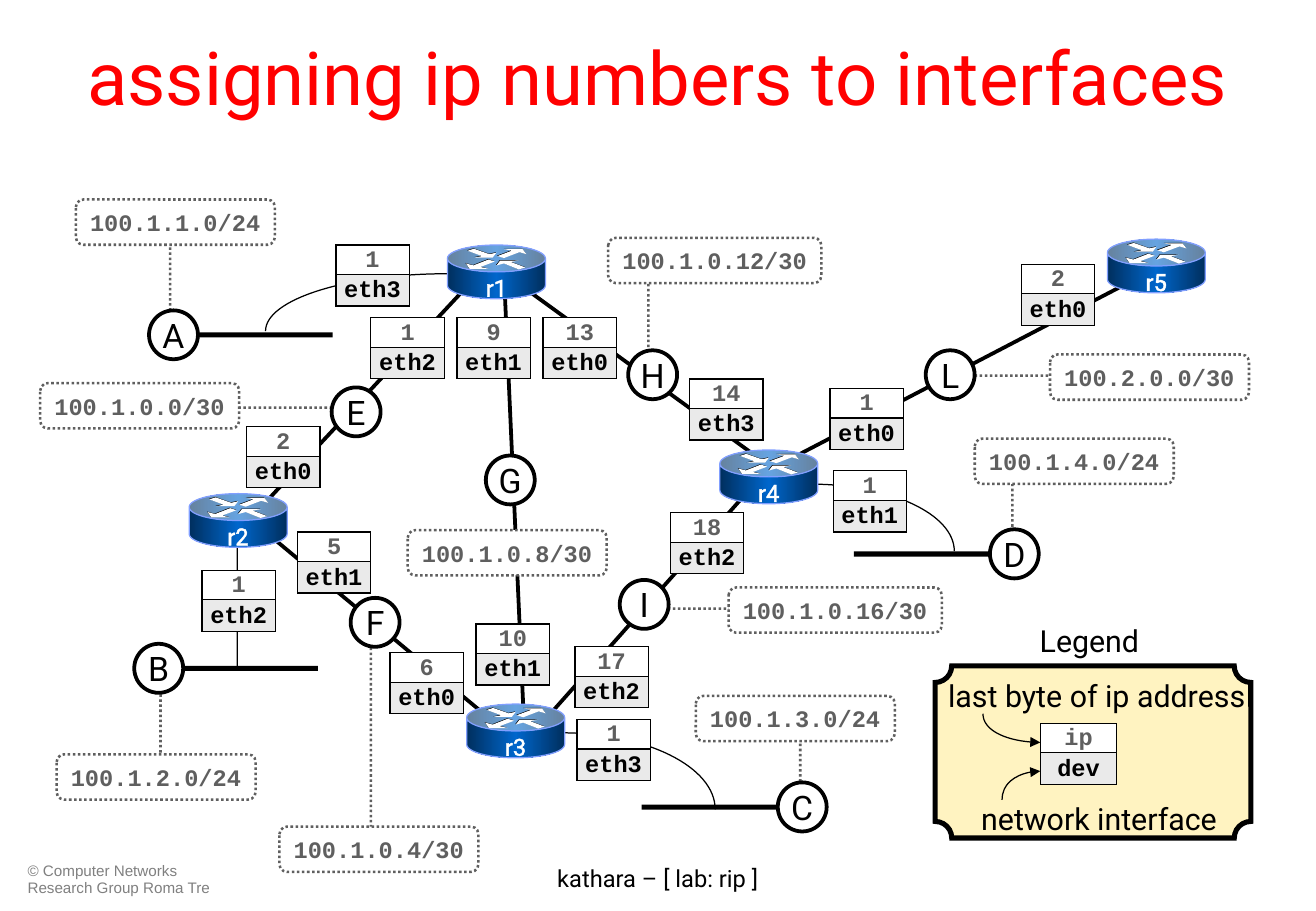
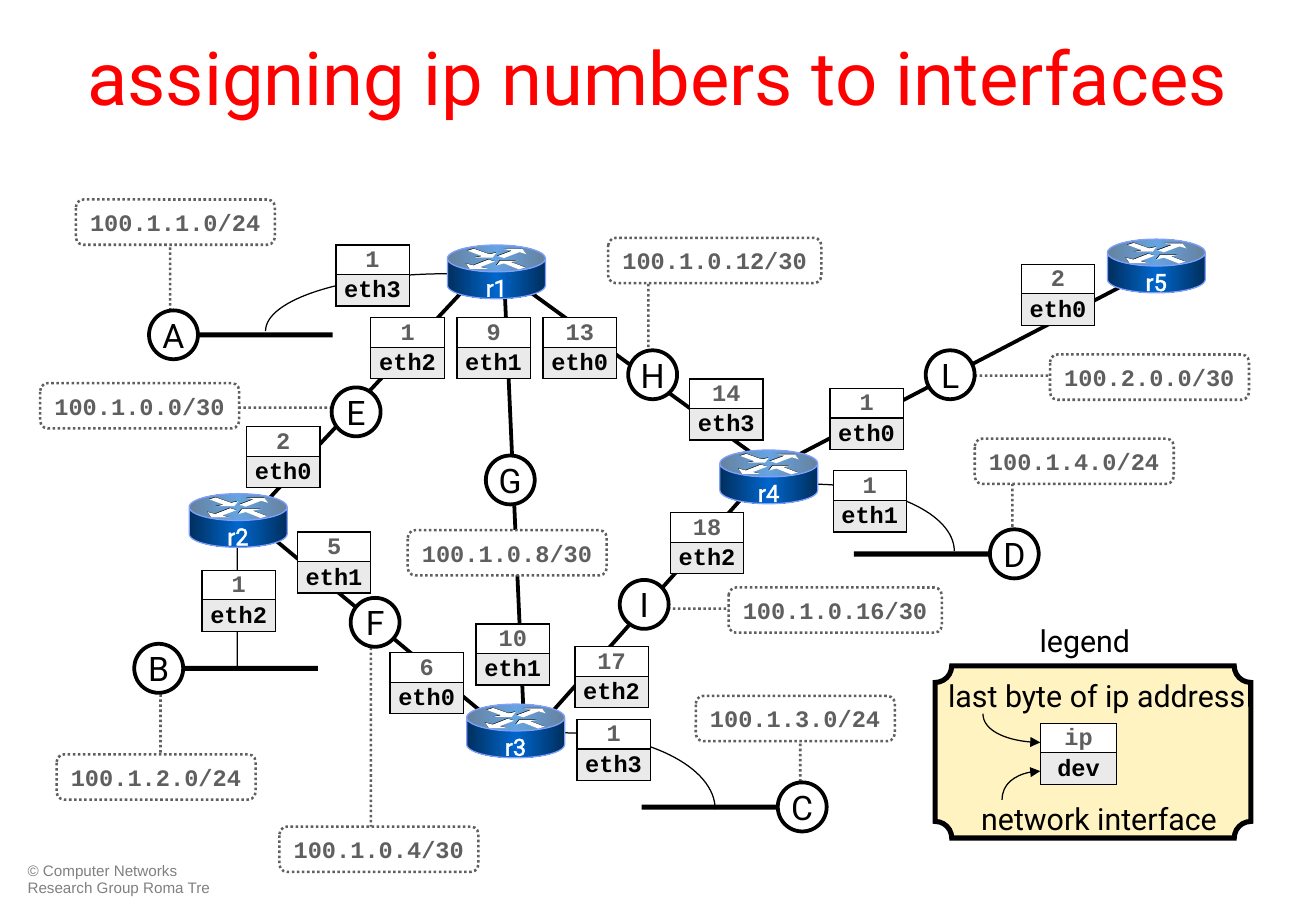
Before and after one commit to KatharaFramework/Kathara-Labs, a slide deck: slide 9 of Intradomain Routing/RIP_FRRouting/009-kathara-lab_rip_frr.ppt. Drawn at 1316x911 pixels with LibreOffice and Linux fonts; fonts in the diff are those of the drawing. Boxes give left, top, right and bottom in pixels: in the first picture for what was removed or moved away, otherwise in the second. Text is boxed around its words. In the diff, an @@ line names an element or a change of style, - is before the commit and + after.

```diff
--- a/Intradomain Routing/RIP_FRRouting/009-kathara-lab_rip_frr.ppt
+++ b/Intradomain Routing/RIP_FRRouting/009-kathara-lab_rip_frr.ppt
@@ text at (1040,629,1130,659): text changed @@
-Legend
+legend
@@ text removed at (557,869,746,892) @@
-kathara – [ lab: rip ]
```
Also in this commit, not shown: 5 other slides changed, 1 other file.
